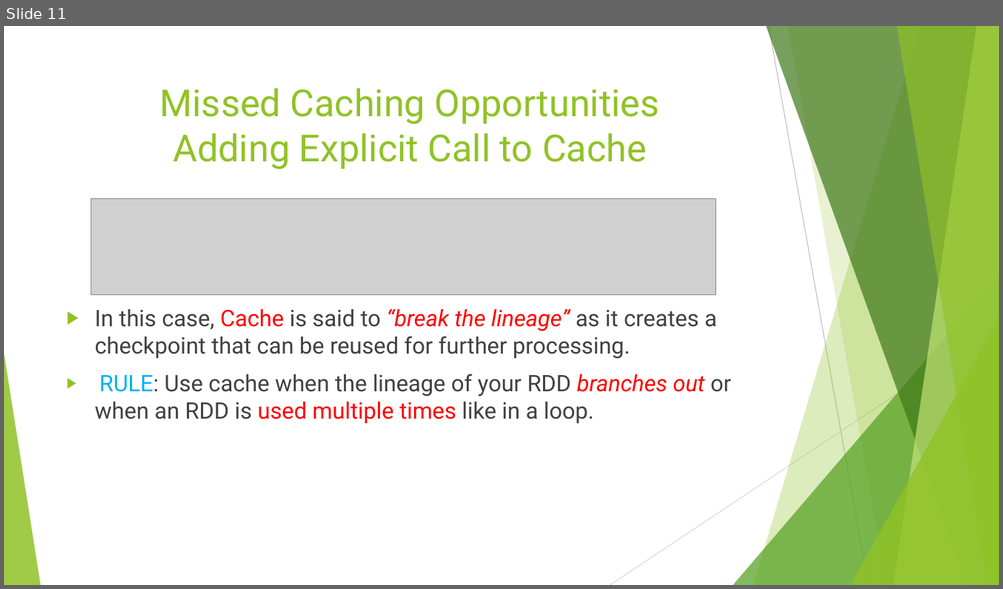
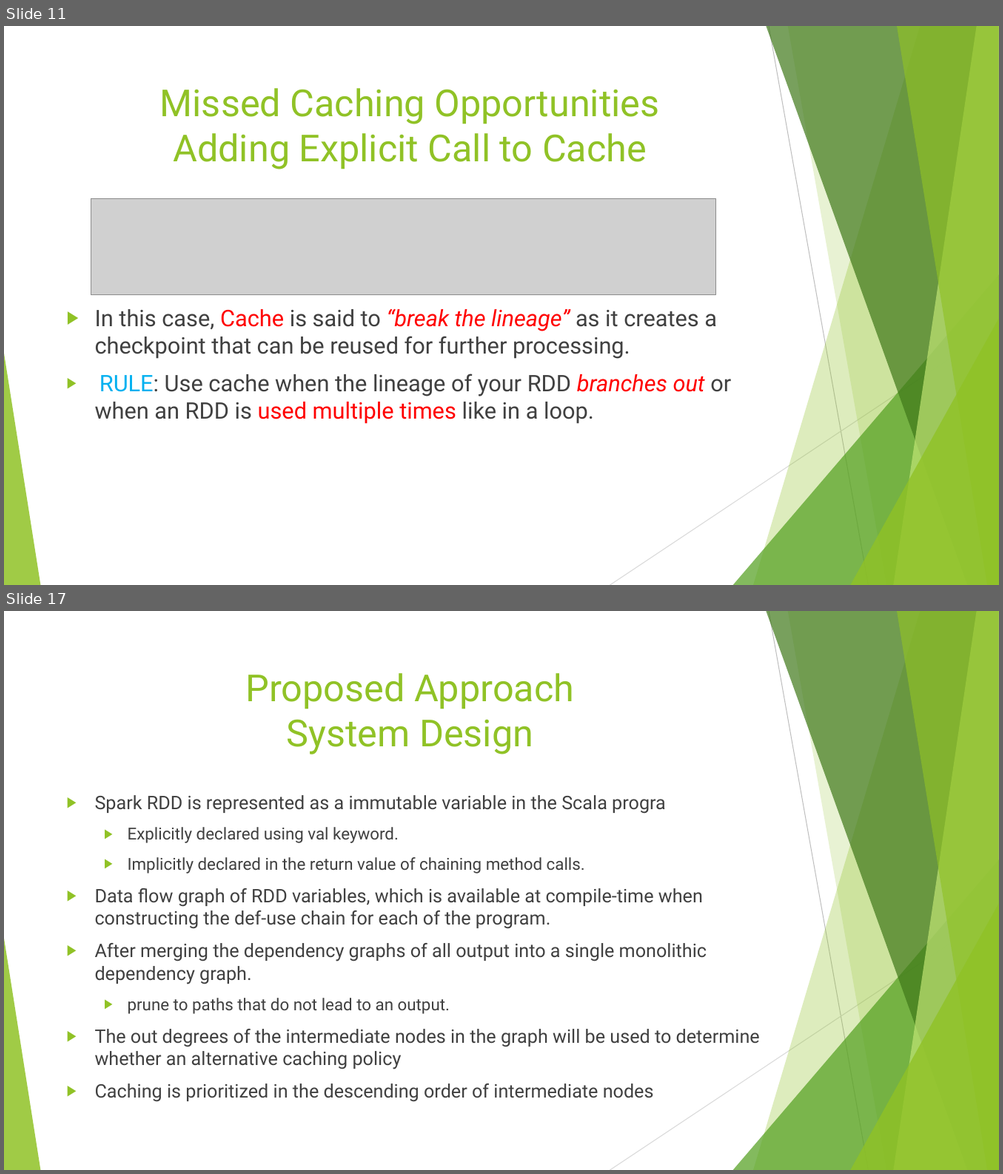
Before and after one commit to ahmedcs/COMP6611B, a slide deck: COMP6611B-Final-Presentation.pptx. Shown one above the other, each under a label of ours: slide 11 before the commit, slides 11 and 17 after it; the slides between them are not shown. The pictures are 1003x589 and 1003x1174 pixels, drawn with LibreOffice and Linux fonts; fonts in the diff are those of the drawing; grey boxes stand for pictures. Boxes give left, top, right and bottom in pixels: in the first picture for what was removed or moved away, otherwise in the second. Text is boxed around its words. In the diff, an @@ line names an element or a change of style, - is before the commit and + after.

```diff
--- a/COMP6611B-Final-Presentation.pptx
+++ b/COMP6611B-Final-Presentation.pptx
@@ slide 17 added at box(4, 611, 999, 1170), background #FFFFFF; not listed: 10 template elements that a slide beside it also shows @@
@@ title added at box(245, 673, 574, 755), 36 pt, text #90C226 @@
+Proposed Approach
+System Design
@@ text added at box(95, 795, 760, 1102), 18 pt, text #404040 @@
+▶ Spark RDD is represented as a immutable variable in the Scala progra
+  ▶ Explicitly declared using val keyword.
+  ▶ Implicitly declared in the return value of chaining method calls.
+▶ Data flow graph of RDD variables, which is available at compile-time when constructing the def-use chain for each of the program.
+▶ After merging the dependency graphs of all output into a single monolithic dependency graph.
+  ▶ prune to paths that do not lead to an output.
+▶ The out degrees of the intermediate nodes in the graph will be used to determine whether an alternative caching policy
+▶ Caching is prioritized in the descending order of intermediate nodes
```
Also in this commit, not shown: 2 slides changed, 8 other slides added.
